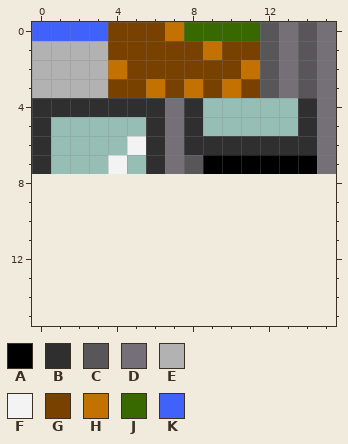
One commit to this pixel-art sprite: assets/experiment-tiles.png. Above: the version before the commit.
The file is 16x8 pixels. The old version is drawn lined up with the new one, on the new canvas.
Palette (. is transparent): A #000000  B #2f2f2f  C #585659  D #757077  E #b2b2b2  F #f3f3f3  G #794100  H #c37100  J #386900  K #4161fb
Pixels before, first column x 0:
0 KKKKGGGHJJJJCDCD
1 EEEEGGGGGHGGCDCD
2 EEEEHGGGGGGHCDCD
3 EEEEGGHGHGHGCDCD
4 BBBBBBBDB.....BD
5 B.....BDB.....BD
6 B....FBDBBBBBBBD
7 B...F.BDCAAAAAAD
New version:
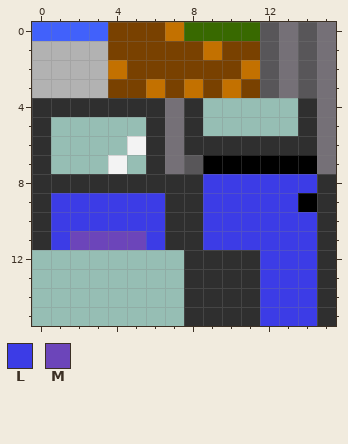
Colours new in this view: L #3c3ce6  M #6c45ba
Change:
canvas 16x8 -> 16x16
Colour A is added in row 9 at x 14.
Colour B is added in row 8 at x 0 to 8 and 15; in rows 9 to 11 at x 0, 7 to 8 and 15; in rows 12 to 15 at x 8 to 11 and 15.
Colour L is added in row 8 at x 9 to 14; in row 9 at x 1 to 6 and 9 to 13; in row 10 at x 1 to 6 and 9 to 14; in row 11 at x 1, 6 and 9 to 14; in rows 12 to 15 at x 12 to 14.
Colour M is added in row 11 at x 2 to 5.
Pixel boxes of the changes (left, top, right, bottom) in both pictures:
added: (32, 174, 336, 326)
